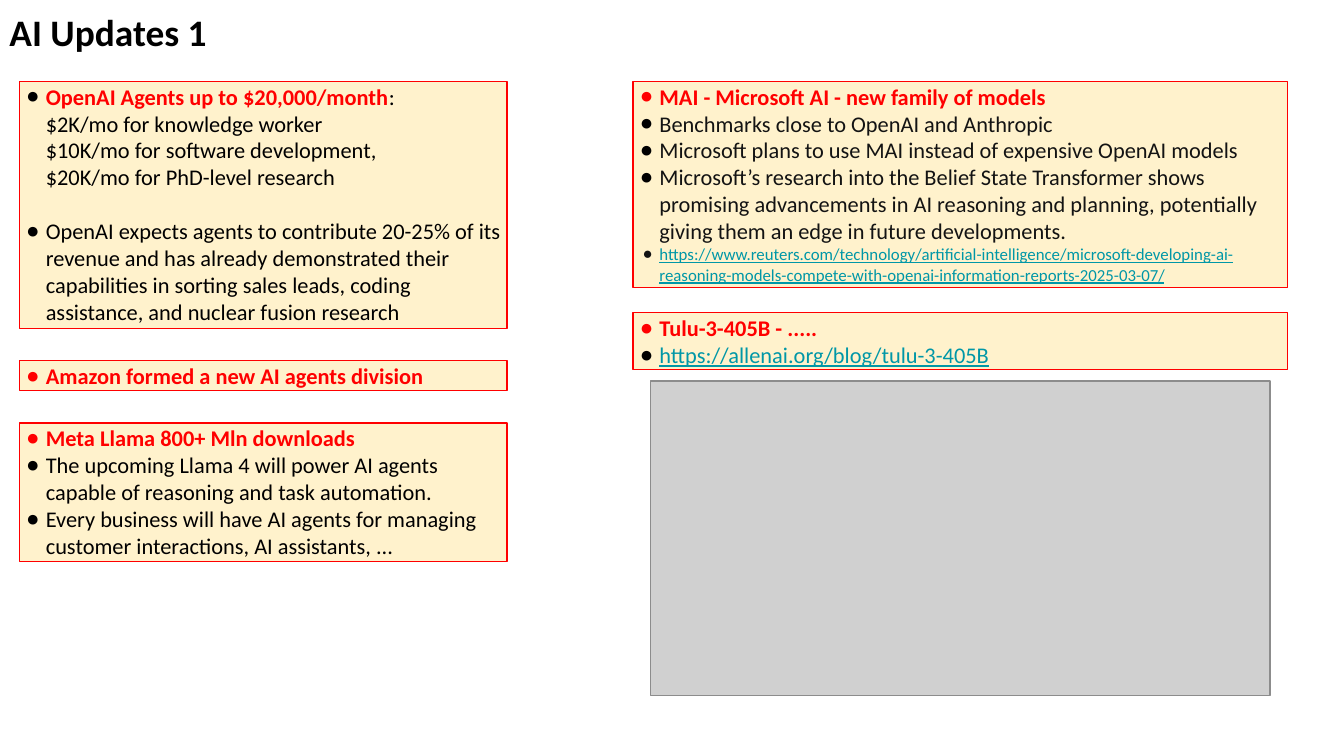
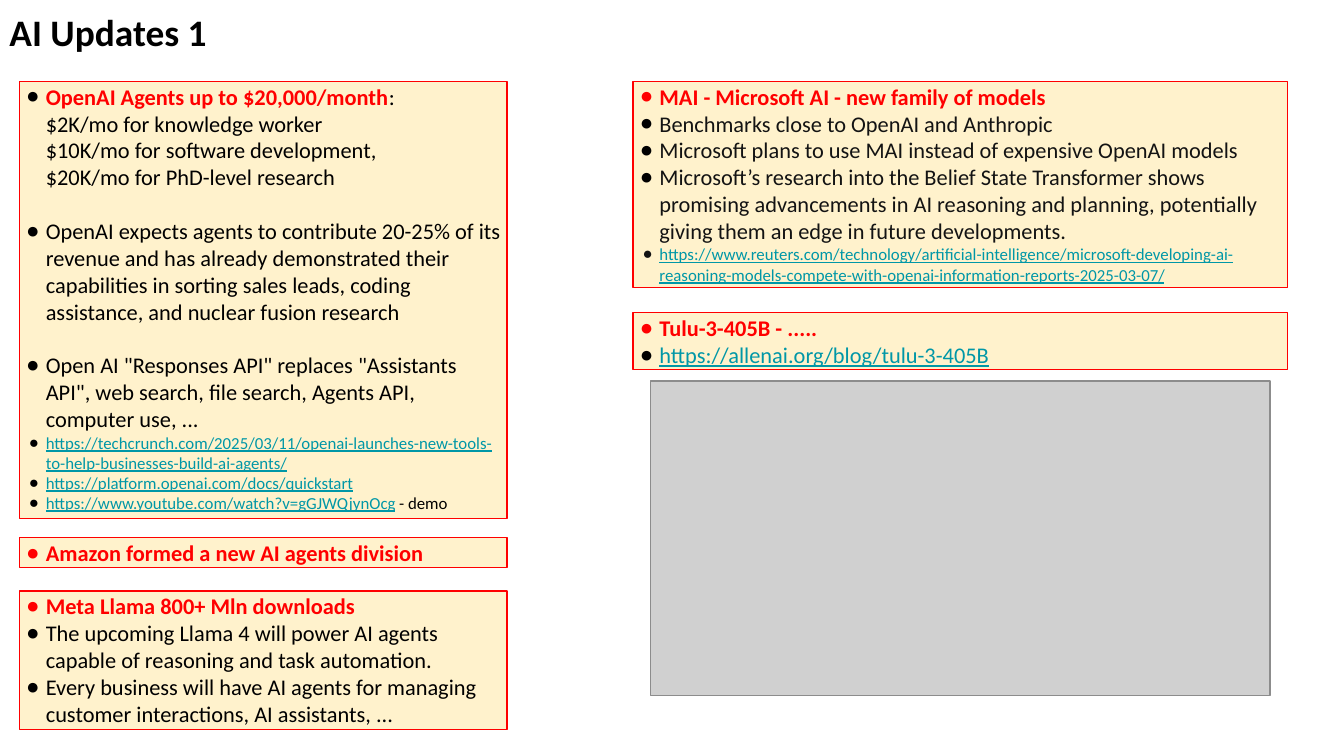
Before and after one commit to lselector/seminar, a slide deck: slide 4 of 2025/2025-03-14-AI-Updates.pptx (slide 2 before the commit). Drawn at 1344x756 pixels with LibreOffice and Linux fonts; fonts in the diff are those of the drawing; grey boxes stand for pictures. Boxes give left, top, right and bottom in pixels: in the first picture for what was removed or moved away, otherwise in the second. Text is boxed around its words. In the diff, an @@ line names an element or a change of style, - is before the commit and + after.

```diff
--- a/2025/2025-03-14-AI-Updates.pptx
+++ b/2025/2025-03-14-AI-Updates.pptx
@@ rectangle "OpenAI Agents up to $20,000/month: ...": place and size @@
-rectangle "OpenAI Agents up to $20,000/month: ..." at [19, 82, 507, 329]
+rectangle "OpenAI Agents up to $20,000/month: ..." at [19, 82, 507, 519]
@@ text in rectangle at [46, 357, 492, 512]: paragraphs added @@
+● Open AI "Responses API" replaces "Assistants API", web search, file search, Agents API, computer use, ...
+● https://techcrunch.com/2025/03/11/openai-launches-new-tools-to-help-businesses-build-ai-agents/
+● https://platform.openai.com/docs/quickstart
+● https://www.youtube.com/watch?v=gGJWQjynOcg - demo
@@ rectangle "Amazon formed a new AI ...": place and size @@
-rectangle "Amazon formed a new AI ..." at [19, 360, 507, 390]
+rectangle "Amazon formed a new AI ..." at [19, 538, 507, 567]
@@ rectangle "Meta Llama 800+ Mln downloads": place and size @@
-rectangle "Meta Llama 800+ Mln downloads" at [19, 423, 507, 562]
+rectangle "Meta Llama 800+ Mln downloads" at [19, 591, 507, 730]
```
Also in this commit, not shown: 4 other slides changed, 3 slides added.
